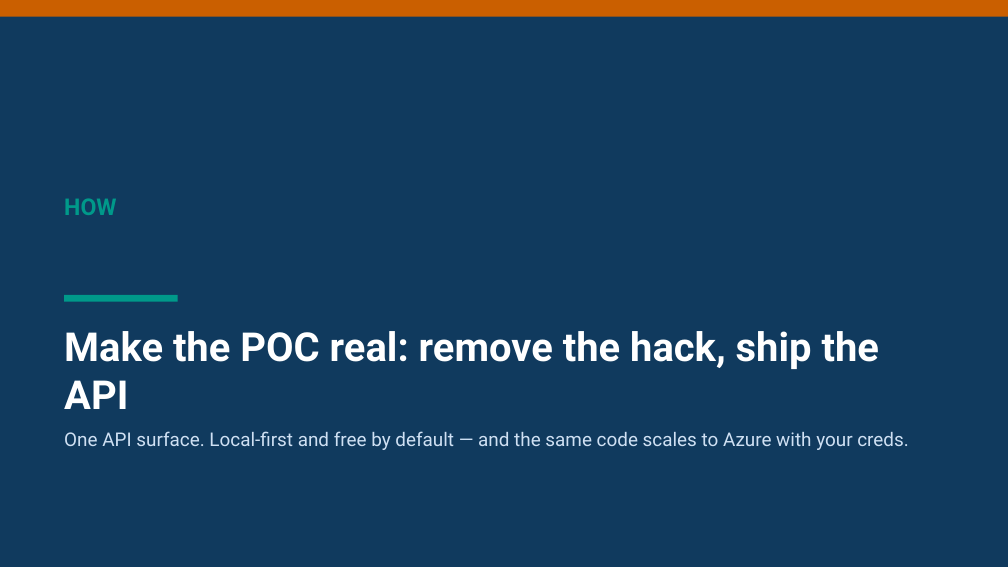
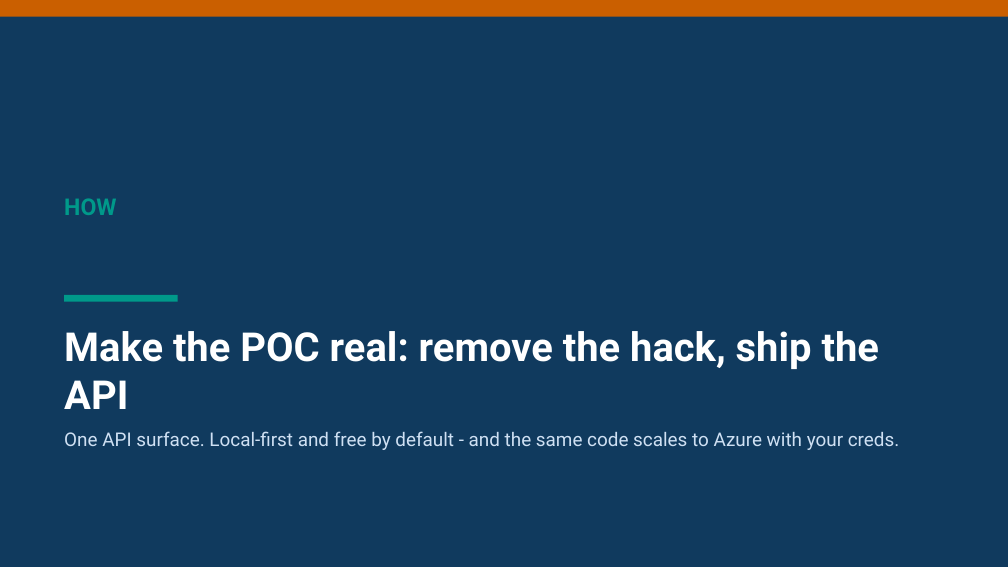
Before and after one commit to aclinick/claros, a slide deck: slide 12 of docs/pitch/live-voiceover.pptx. Drawn at 1008x567 pixels with LibreOffice and Linux fonts; fonts in the diff are those of the drawing. Boxes give left, top, right and bottom in pixels: in the first picture for what was removed or moved away, otherwise in the second. Text is boxed around its words. In the diff, an @@ line names an element or a change of style, - is before the commit and + after.

```diff
--- a/docs/pitch/live-voiceover.pptx
+++ b/docs/pitch/live-voiceover.pptx
@@ text at (64,431,900,450): text changed @@
-One API surface. Local-first and free by default — and the same code scales to Azure with your creds.
+One API surface. Local-first and free by default - and the same code scales to Azure with your creds.
```
Also in this commit, not shown: 13 other slides changed, 10 other files.
